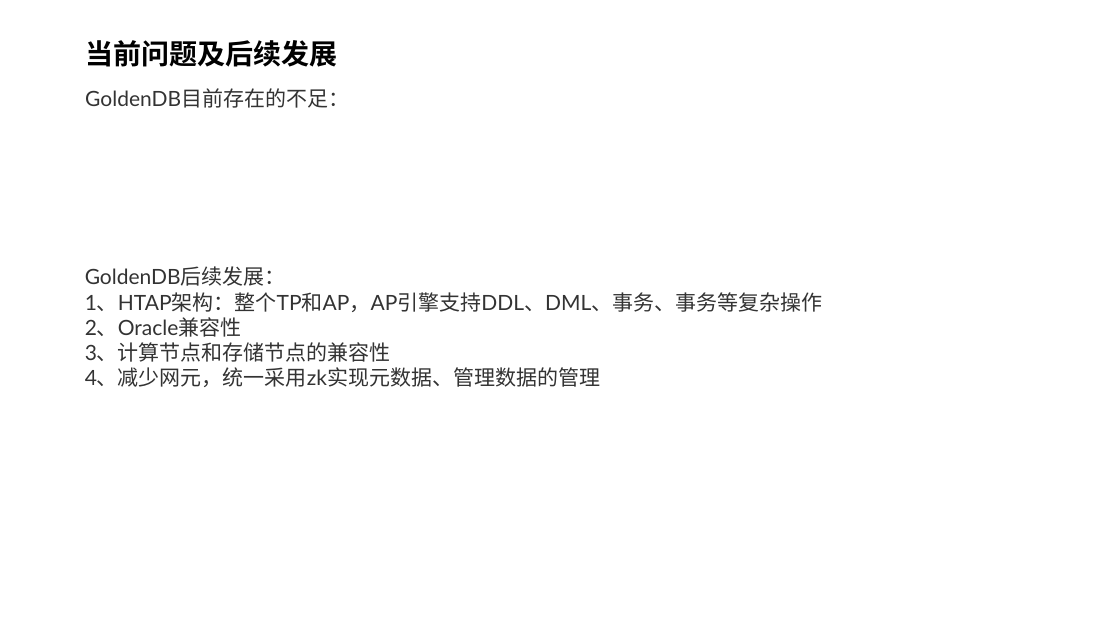
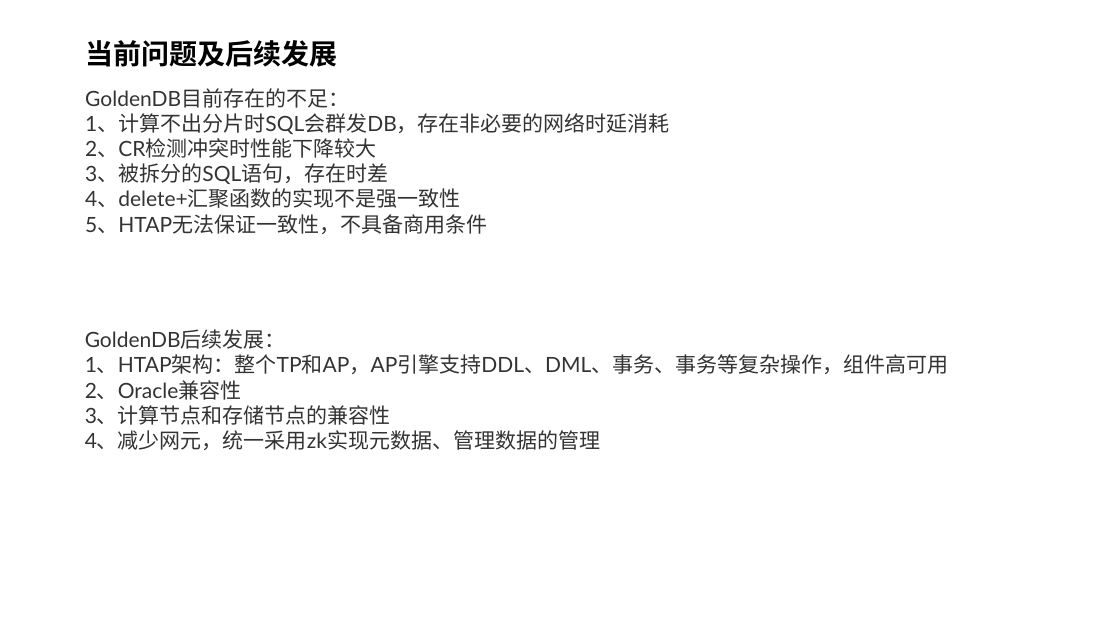
Before and after one commit to yedushusheng/mysql-learning, a slide deck: slide 38 of 28. OLTP/GoldenDB分布式数据库.pptx. Drawn at 1120x630 pixels with LibreOffice and Linux fonts; fonts in the diff are those of the drawing. Boxes give left, top, right and bottom in pixels: in the first picture for what was removed or moved away, otherwise in the second. Text is boxed around its words. In the diff, an @@ line names an element or a change of style, - is before the commit and + after.

```diff
--- a/28. OLTP/GoldenDB分布式数据库.pptx
+++ b/28. OLTP/GoldenDB分布式数据库.pptx
@@ text at <box>85,113,670,234</box>: paragraphs added @@
+1、计算不出分片时SQL会群发DB，存在非必要的网络时延消耗
+2、CR检测冲突时性能下降较大
+3、被拆分的SQL语句，存在时差
+4、delete+汇聚函数的实现不是强一致性
+5、HTAP无法保证一致性，不具备商用条件
@@ text "GoldenDB后续发展：": place and size @@
-text "GoldenDB后续发展：" at <box>85,266,823,387</box>
+text "GoldenDB后续发展：" at <box>85,329,949,450</box>
@@ text at <box>85,354,949,374</box>: text changed @@
-1、HTAP架构：整个TP和AP，AP引擎支持DDL、DML、事务、事务等复杂操作
+1、HTAP架构：整个TP和AP，AP引擎支持DDL、DML、事务、事务等复杂操作，组件高可用
```
Also in this commit, not shown: 7 other slides changed, 1 slide added, 1 slide removed.
